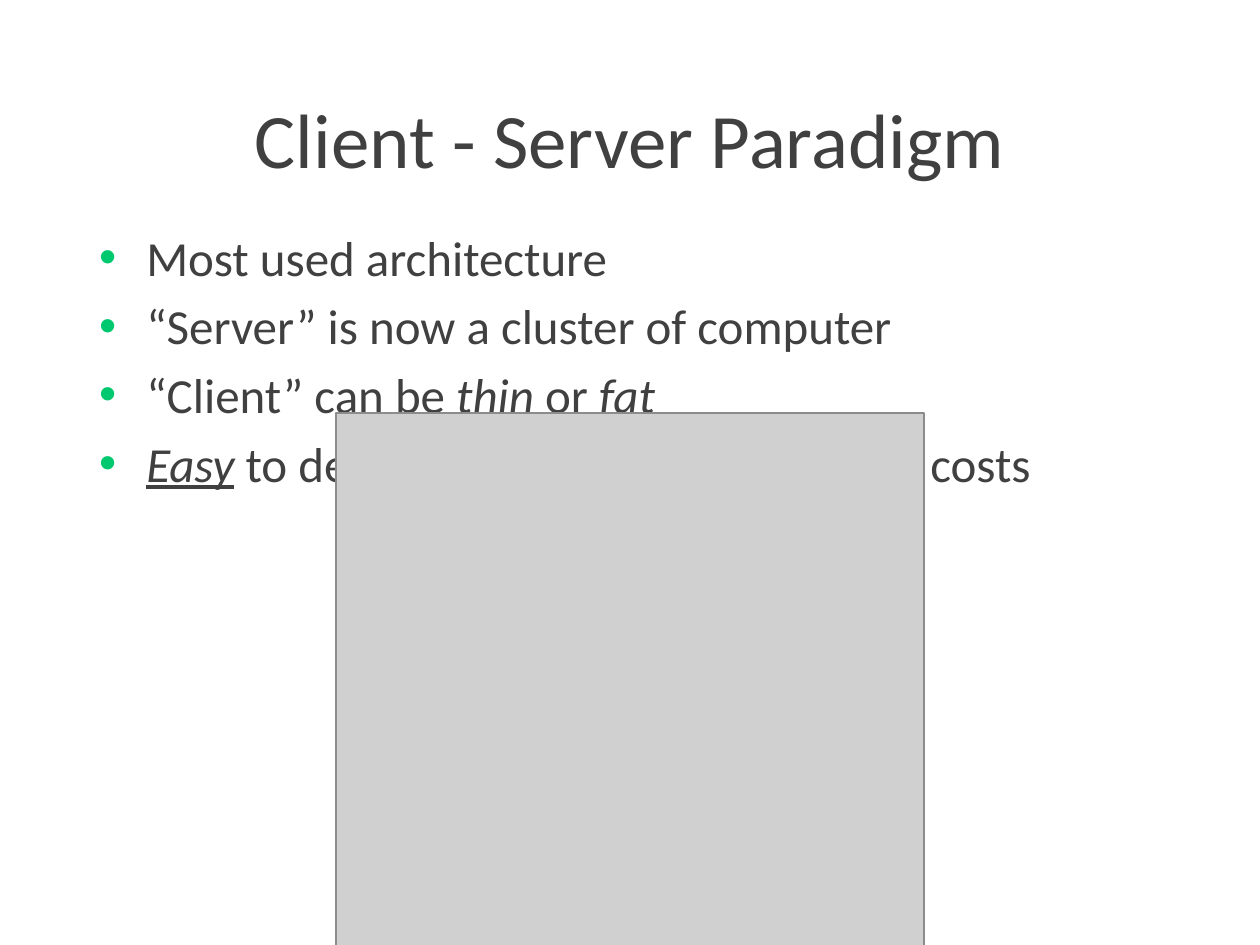
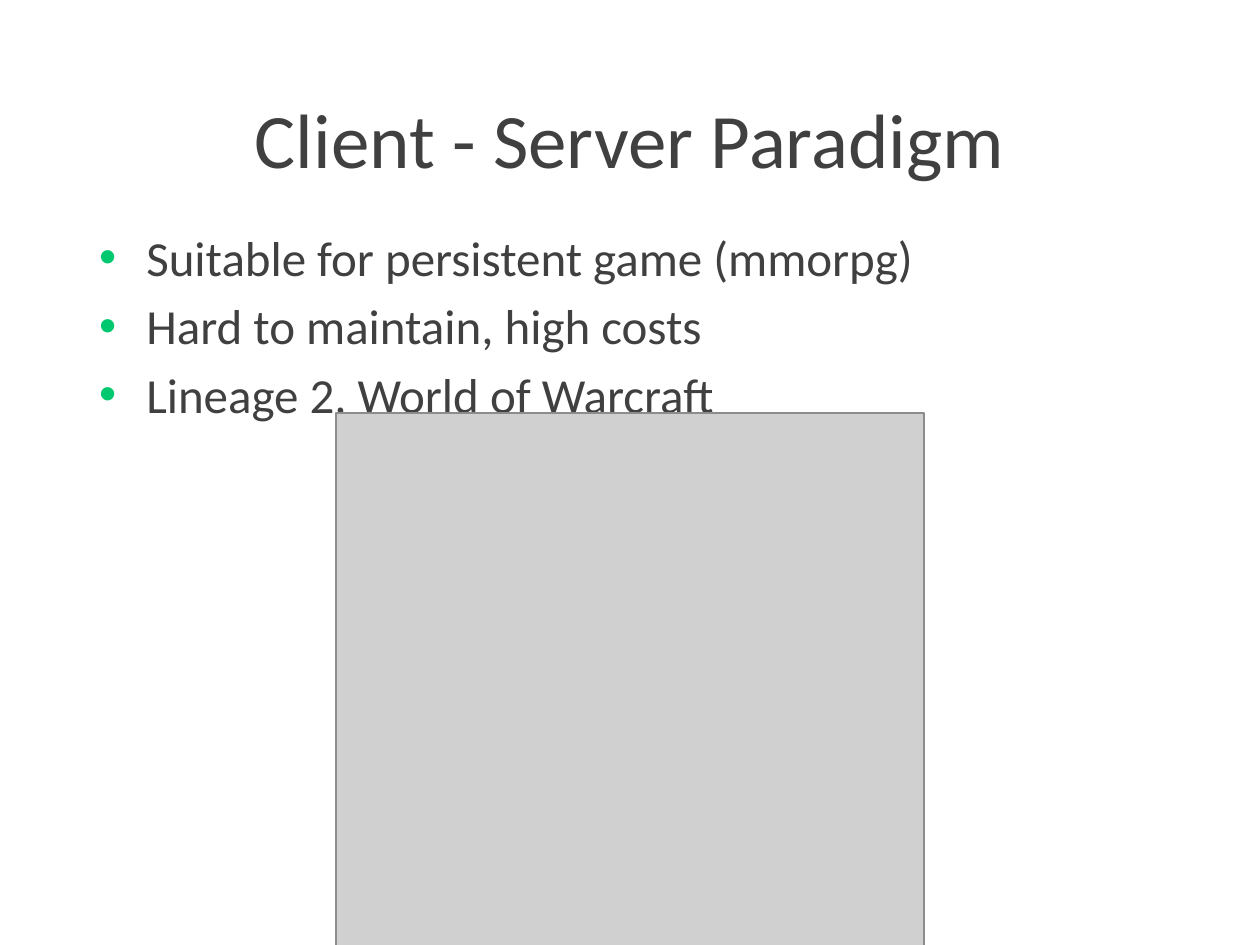
Before and after one commit to Lotti/codemotion2015, a slide deck: slide 9 of slides/slides.pptx. Drawn at 1260x945 pixels with LibreOffice and Linux fonts; fonts in the diff are those of the drawing; grey boxes stand for pictures; background and template pictures are left out. Boxes give left, top, right and bottom in pixels: in the first picture for what was removed or moved away, otherwise in the second. Text is boxed around its words. In the diff, an @@ line names an element or a change of style, - is before the commit and + after.

```diff
--- a/slides/slides.pptx
+++ b/slides/slides.pptx
@@ text at (146, 240, 912, 425): text changed @@
-• Most used architecture
-• “Server” is now a cluster of computer
-• “Client” can be thin or fat
-• Easy to develop, hard to maintain, high costs
+• Suitable for persistent game (mmorpg)
+• Hard to maintain, high costs
+• Lineage 2, World of Warcraft
```
Also in this commit, not shown: 2 other slides changed.
